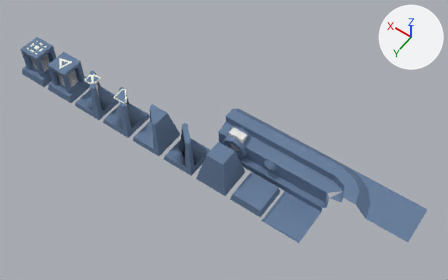
The FBX model Assets/My Assets/Models/Tiles/Tiles.fbx as it was, and as the next commit left it.
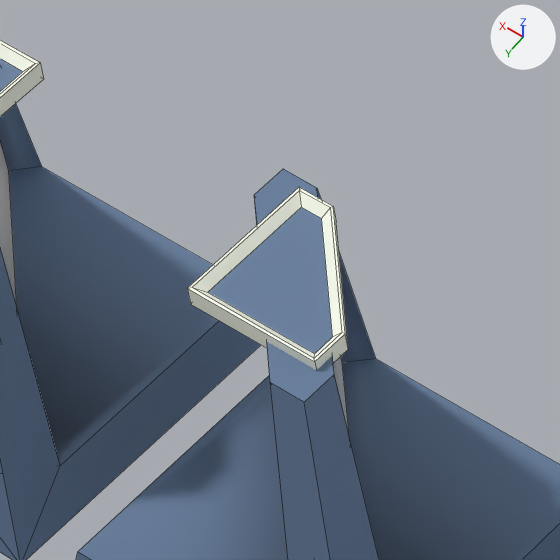
The first picture shows the older version from a camera (50 mm lens) standing at (-3.05, 6.94, 12.36) and looking at (2.4, -0.69, 0.37). The close-ups show both versions on the part from 22% to 32% of the width and 26% to 43% of the height of that picture; other places that the commit changed are outside them. Arrows for +X, +Y and +Z are at upper right; the lights stay in place. The close-ups show mesh edges as thin lines. Where no turn or scale is listed for an object, it has been applied to the vertices. Vertices at the same position are counted once.

The first close-up shows 'One Way Mirror', 'Two Way Mirror'.
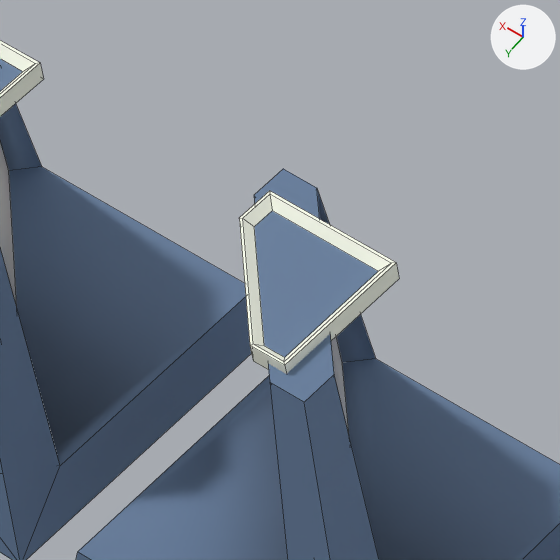
Where the change shows, as pixel boxes [x1, y1, x2, y2] in the close-ups (560 x 560 px; the box of a moved part takes in the faces that stretch with it):
part 1 of me_two_side_mirror_001, moved or reshaped
    before: [187, 187, 348, 370]
    after: [239, 191, 399, 374]

The change, as a diff of the scene's bpy script:
```diff
--- a/Assets/My Assets/Models/Tiles/Tiles.fbx.py
+++ b/Assets/My Assets/Models/Tiles/Tiles.fbx.py
@@ me_two_side_mirror_001 @@
 me_two_side_mirror_001.from_pydata(...)  # 44 vertices, 39 faces; spans x -0.43..0.43, y -0.43..0.43, z 0.0..0.927
 # used by ob_one_way_mirror; location = (5.0, 0.0, 0.0)
+# me_two_side_mirror_001 part 1: the loose piece of 20 vertices spanning x -0.199..0.155, y -0.199..0.155, z 0.877..0.927 is turned -180 degrees about the z axis through the mesh origin
 me_two_side_mirror_001.materials.append(mat_material)
```
